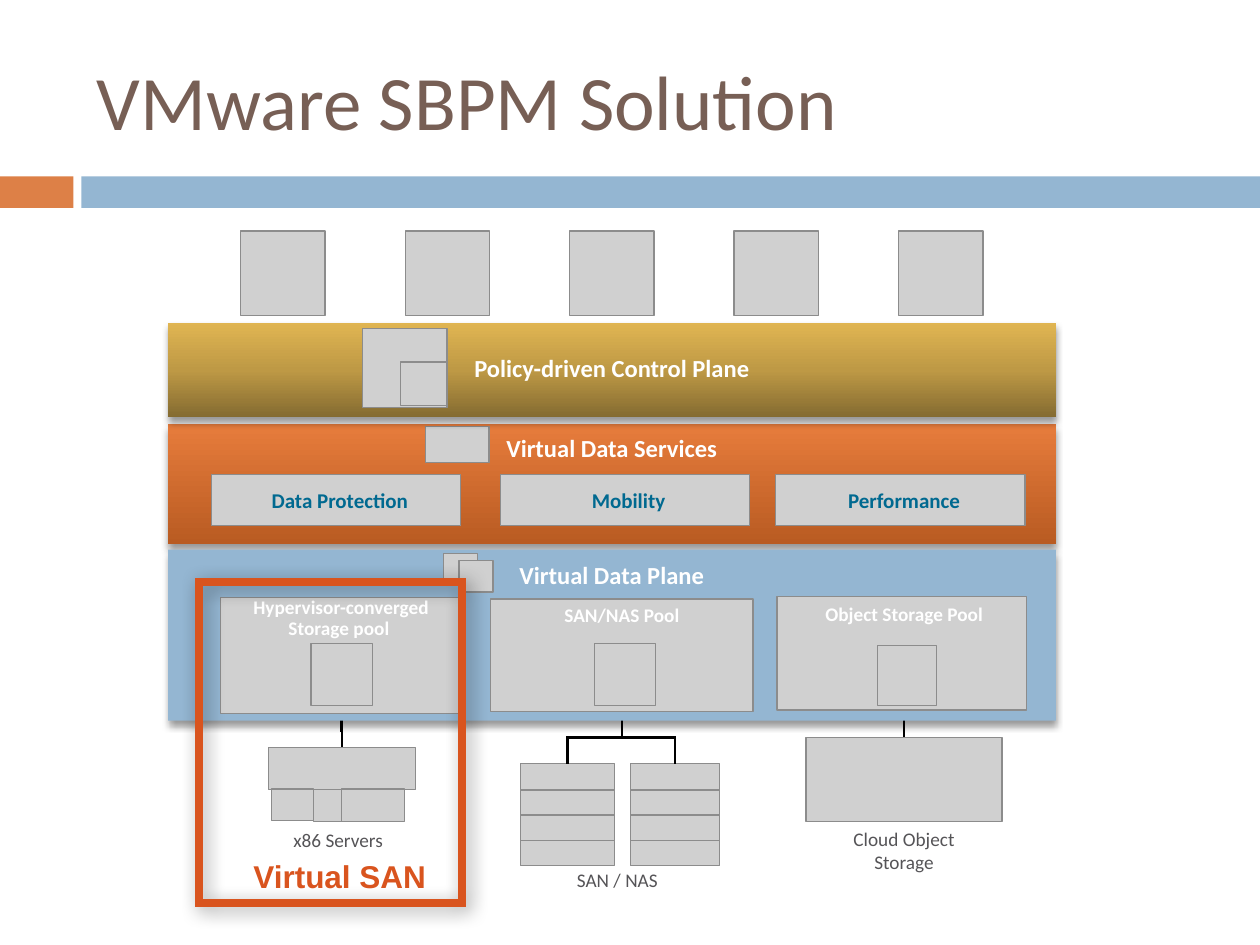
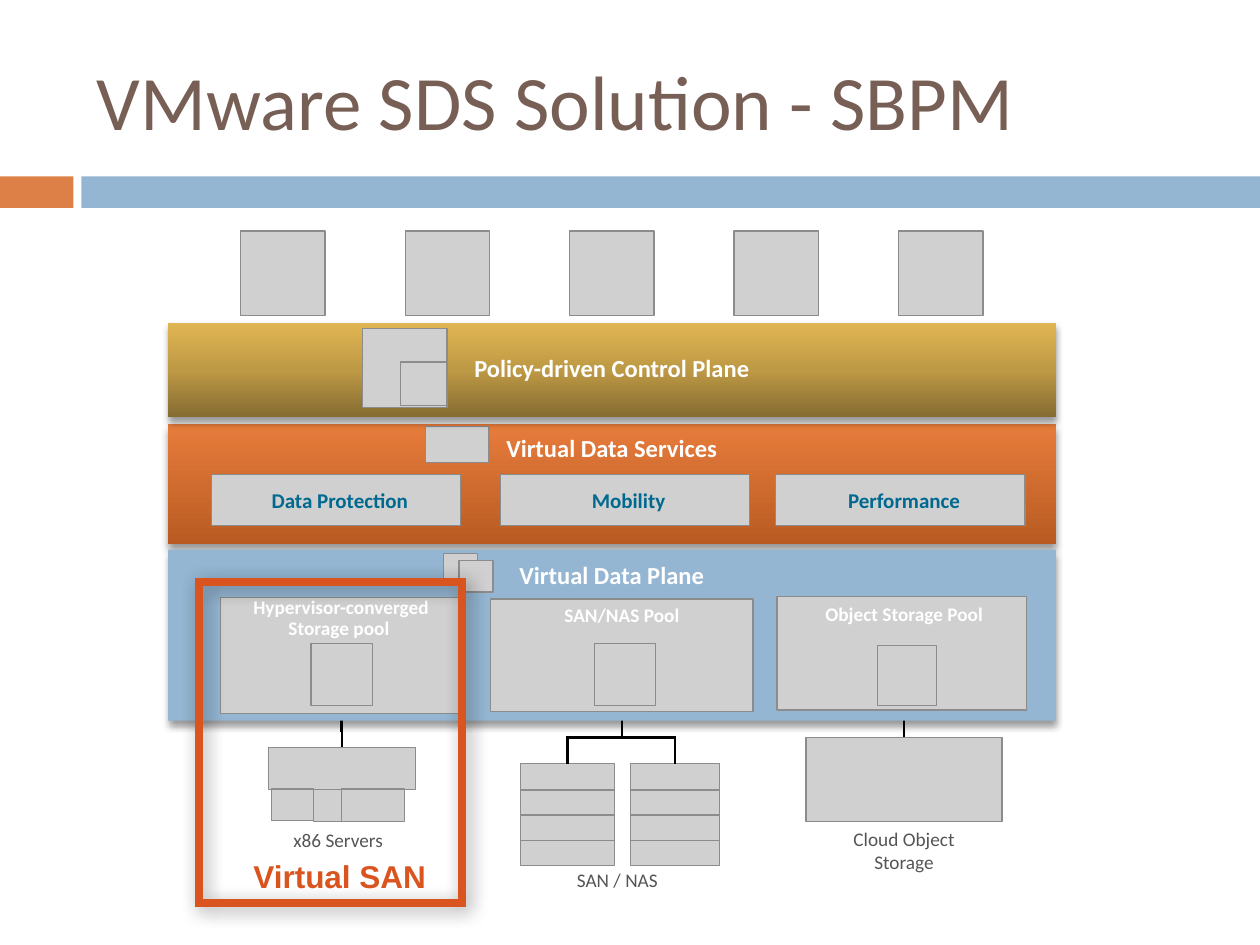
Before and after one commit to yangoliver/mydoc, a slide deck: slide 12 of slides/2016/vsan_toi_part1.pptx. Drawn at 1260x945 pixels with LibreOffice and Linux fonts; fonts in the diff are those of the drawing; grey boxes stand for pictures. Boxes give left, top, right and bottom in pixels: in the first picture for what was removed or moved away, otherwise in the second. Text is boxed around its words. In the diff, an @@ line names an element or a change of style, - is before the commit and + after.

```diff
--- a/slides/2016/vsan_toi_part1.pptx
+++ b/slides/2016/vsan_toi_part1.pptx
@@ title at [97,76,1014,131]: text changed @@
-VMware SBPM Solution
+VMware SDS Solution - SBPM
```
Also in this commit, not shown: 3 other slides changed, 6 slides added, 1 other file.
